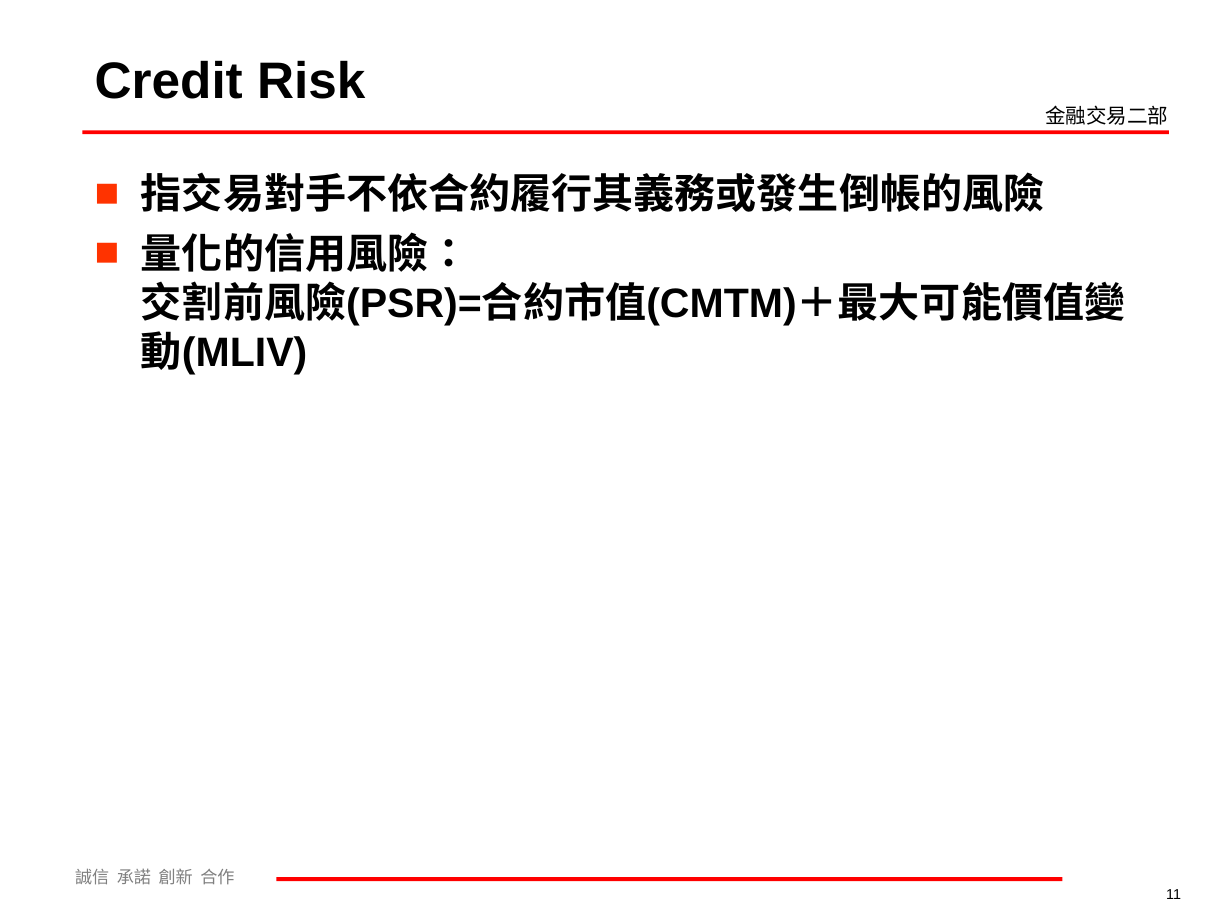
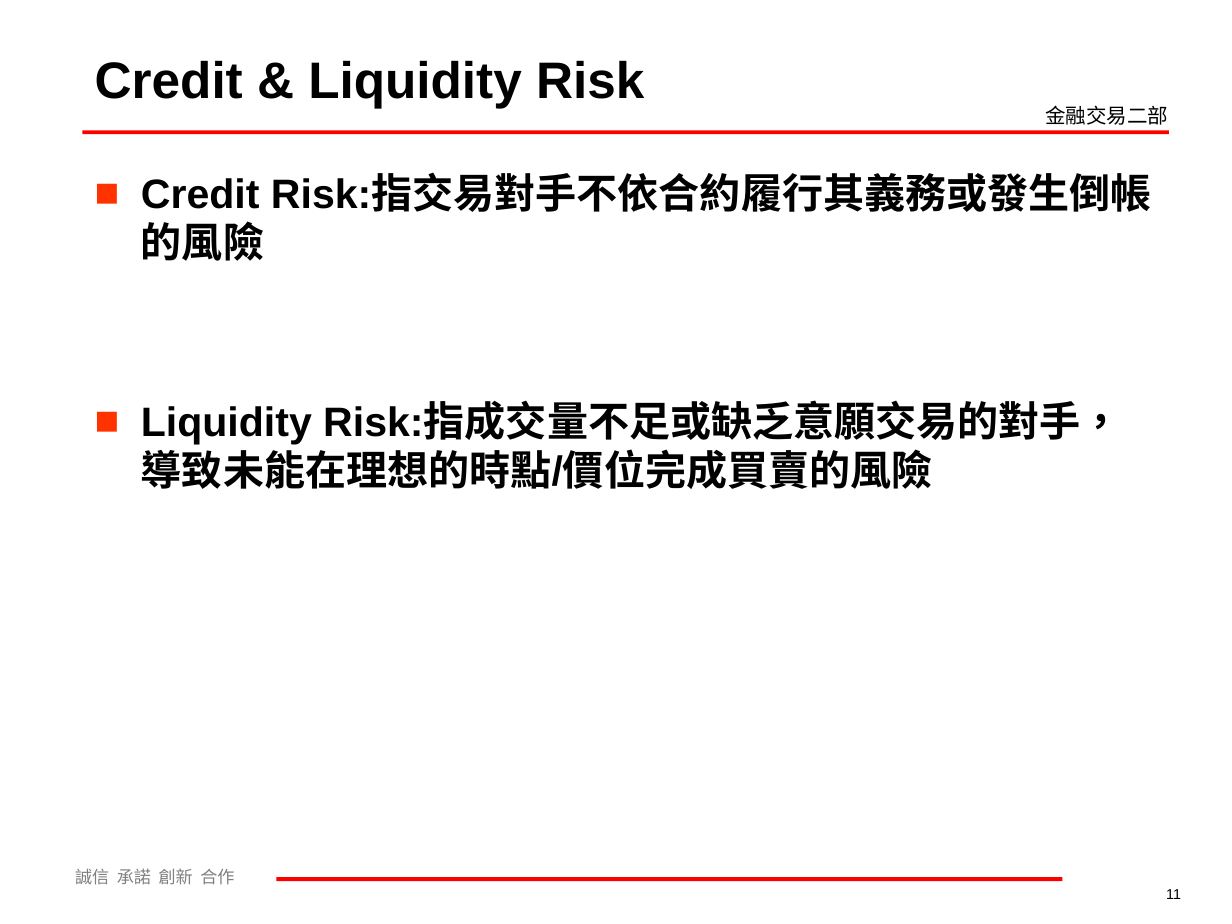
Before and after one commit to mark838308/Mark-Wang, a slide deck: slide 11 of 利率及衍生性商品介紹60分鐘課程.ppt. Drawn at 1232x924 pixels with LibreOffice and Linux fonts; fonts in the diff are those of the drawing; background and template pictures are left out. Boxes give left, top, right and bottom in pixels: in the first picture for what was removed or moved away, otherwise in the second. Text is boxed around its words. In the diff, an @@ line names an element or a change of style, - is before the commit and + after.

```diff
--- a/利率及衍生性商品介紹60分鐘課程.ppt
+++ b/利率及衍生性商品介紹60分鐘課程.ppt
@@ title at <box>95,60,644,108</box>: text changed @@
-Credit Risk
+Credit & Liquidity Risk
@@ text at <box>141,175,1152,489</box>: text changed @@
-■ 指交易對手不依合約履行其義務或發生倒帳的風險
-■ 量化的信用風險：
-  交割前風險(PSR)=合約市值(CMTM)＋最大可能價值變動(MLIV)
+■ Credit Risk:指交易對手不依合約履行其義務或發生倒帳的風險
+■ Liquidity Risk:指成交量不足或缺乏意願交易的對手，導致未能在理想的時點/價位完成買賣的風險
```
Also in this commit, not shown: 5 other slides changed, 7 slides added.
